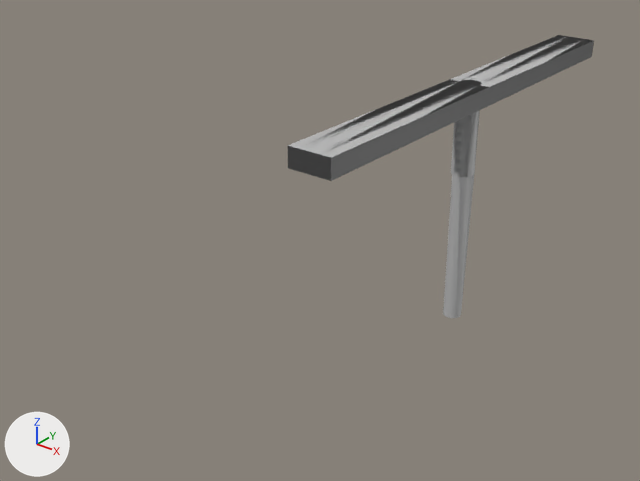
Before and after pictures for a commit that changed the FBX model UnityProject/MemoryOfHope/Assets/Art/Environment/Building/Walls/SM_Barrier.fbx.
One viewpoint serves both versions: a camera (50 mm lens) standing at (2.15, -3.9, 2.57) and looking at (-0.29, -0.84, 0.68). Arrows for +X, +Y and +Z are at lower left; the lights stay in place. Objects named as collision shapes, trigger or cutter boxes, shadow casters or lower levels of detail are left out. Where no turn or scale is listed for an object, it has been applied to the vertices.

The older version as bpy lines, for what is in view:
```python
me_mesh_001 = bpy.data.meshes.new('Mesh.001')
me_mesh_001.from_pydata(...)  # 66 vertices, 112 faces; spans x -0.11..0.11, y -1.28..1.28, z -0.02..1.33
me_mesh_001.materials.append(mat_lambert1)  # grey #bcbcbc
me_mesh_002 = bpy.data.meshes.new('Mesh.002')
me_mesh_002.from_pydata(...)  # 44 vertices, 74 faces; spans x -0.11..0.11, y -1.28..1.28, z -0.02..1.33
me_mesh_002.materials.append(mat_lambert1)  # grey #bcbcbc
ob_sm_barrier = bpy.data.objects.new('SM_Barrier', me_mesh_001)
ob_sm_barrier.location = (0.0, 0.0, 0.0)
ob_sm_barrier_001 = bpy.data.objects.new('SM_Barrier.001', me_mesh_002)
ob_sm_barrier_001.location = (0.0, 0.0, 0.0)
```
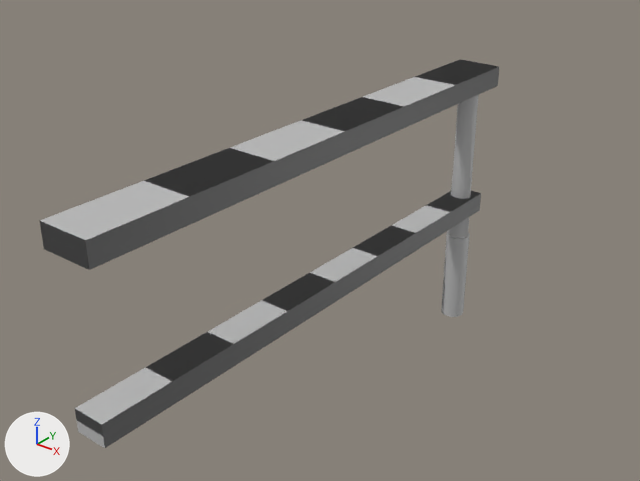
Boxes (x1, y1, x2, y2) around the edits, measured in the pictures (640 x 481 px; the box of a moved part takes in the faces that stretch with it):
'SM_Barrier', reshaped (58% wider, 38% taller): before (295, 36, 586, 318); after (40, 59, 499, 448)
'SM_Barrier.001', reshaped: before (288, 35, 594, 310); after (447, 102, 473, 237)
part 1 of me_mesh_001, moved or reshaped: before (443, 80, 482, 318); after (441, 95, 479, 317)
part 2 of me_mesh_001, added: after (75, 191, 481, 448)
part 3 of me_mesh_001, added: after (40, 59, 499, 270)
part 4 of me_mesh_001, deleted: before (295, 36, 586, 178)
part 5 of me_mesh_002, rebuilt: before (443, 80, 479, 310); after (447, 102, 473, 237)
part 6 of me_mesh_002, deleted: before (288, 35, 594, 181)

Diff of the bpy script that builds the scene:
```diff
--- a/UnityProject/MemoryOfHope/Assets/Art/Environment/Building/Walls/SM_Barrier.fbx.py
+++ b/UnityProject/MemoryOfHope/Assets/Art/Environment/Building/Walls/SM_Barrier.fbx.py
@@ me_mesh_001 @@
 me_mesh_001.from_pydata(...)  # 66 vertices, 112 faces; spans x -0.11..0.11, y -1.28..1.28, z -0.02..1.33
 # used by ob_sm_barrier; location = (0.0, 0.0, 0.0)
+# me_mesh_001 part 1: the loose piece of 50 vertices spanning x -0.06..0.06, y -0.06..0.06, z -0.02..1.33 is turned 180 degrees about the y axis through its middle, then moved by (0.0, 0.0, 0.02)
+# me_mesh_001 part 2: a new loose piece, a box spanning x -0.072..0.073, y -2.47..0.088, z 0.62..0.719, in mat_lambert1 (grey #bcbcbc)
+# me_mesh_001 part 3: a new loose piece, a box spanning x -0.113..0.114, y -2.47..0.088, z 1.318..1.418, in mat_lambert1 (grey #bcbcbc)
+# me_mesh_001 part 4: the loose piece of 8 vertices spanning x -0.07..0.07, y -1.28..1.28, z 1.23..1.33 is deleted
 me_mesh_001.materials.append(mat_lambert1)
@@ me_mesh_002 @@
 # used by ob_sm_barrier_001; location = (0.0, 0.0, 0.0)
-me_mesh_002.from_pydata(...)  # 44 vertices, 74 faces; spans x -0.11..0.11, y -1.28..1.28, z -0.02..1.33
+me_mesh_002.from_pydata(...)  # 33 vertices, 53 faces; spans x -0.11..0.11, y -2.47..0.09, z 0.0..1.42
+# me_mesh_002 part 5: the loose piece of 28 vertices spanning x -0.06..0.06, y -0.06..0.06, z -0.02..1.33 is rebuilt with 17 vertices and now spans x -0.06..0.06, y -0.06..0.06, z 0.0..1.35
+# me_mesh_002 part 6: the loose piece of 8 vertices spanning x -0.11..0.11, y -1.28..1.28, z 1.23..1.33 is deleted
 me_mesh_002.materials.append(mat_lambert1)
```
